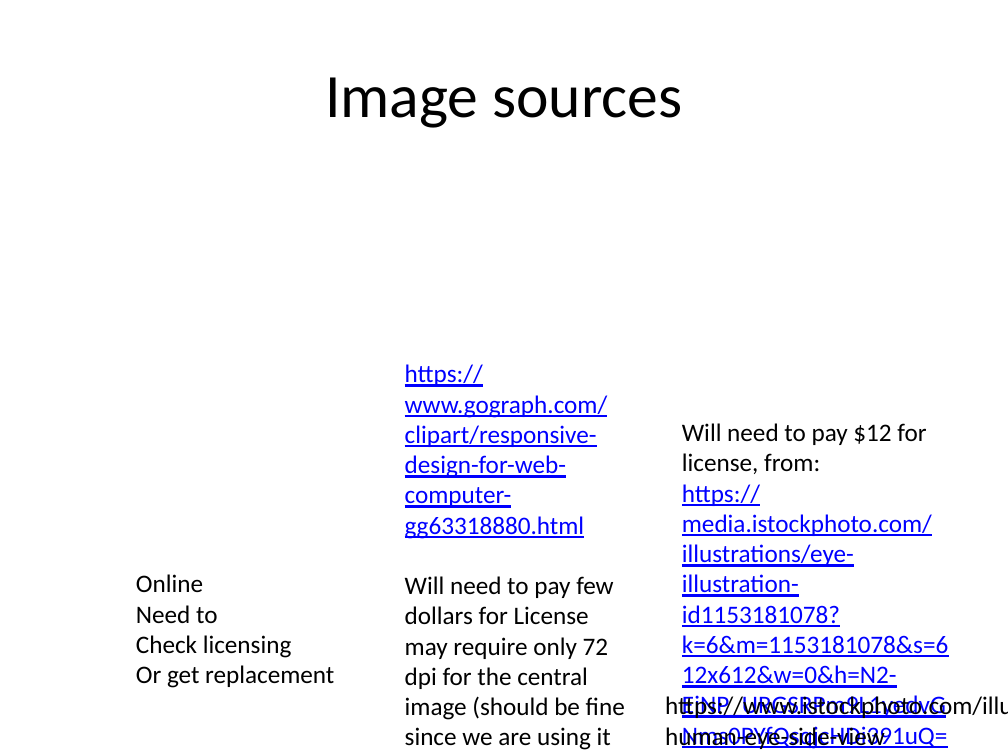
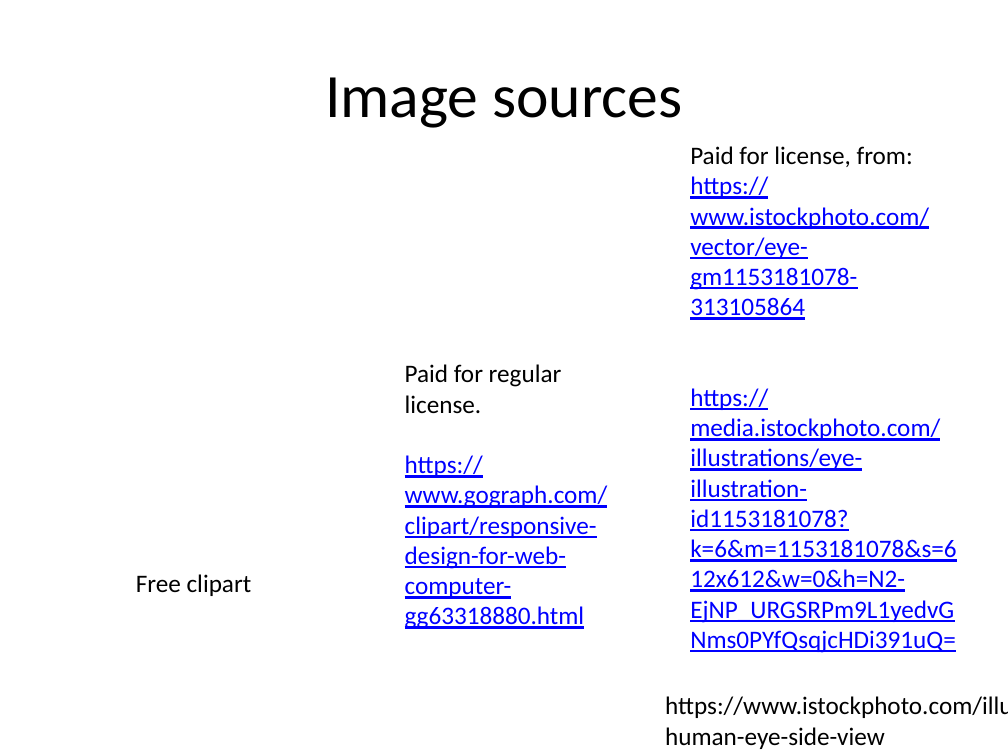
Before and after one commit to AdityaSavara/JSONGrapher, a slide deck: slide 2 of ConceptImage.pptx. Drawn at 1008x756 pixels with LibreOffice and Linux fonts; fonts in the diff are those of the drawing. Boxes give left, top, right and bottom in pixels: in the first picture for what was removed or moved away, otherwise in the second. Text is boxed around its words. In the diff, an @@ line names an element or a change of style, - is before the commit and + after.

```diff
--- a/ConceptImage.pptx
+++ b/ConceptImage.pptx
@@ text at [690,146,956,592]: text changed @@
-Will need to pay $12 for license, from:
-https://media.istockphoto.com/illustrations/eye-illustration-id1153181078?k=6&m=1153181078&s=612x612&w=0&h=N2-EjNP_URGSRPm9L1yedvGNms0PYfQsqjcHDi391uQ==
+Paid for license, from:
+https://www.istockphoto.com/vector/eye-gm1153181078-313105864
+https://media.istockphoto.com/illustrations/eye-illustration-id1153181078?k=6&m=1153181078&s=612x612&w=0&h=N2-EjNP_URGSRPm9L1yedvGNms0PYfQsqjcHDi391uQ=
@@ text at [405,364,562,414]: paragraph added @@
+Paid for regular license.
@@ text at [136,574,252,596]: text changed @@
-Online
-Need to
-Check licensing
-Or get replacement
+Free clipart
@@ text at [405,576,625,750]: paragraph removed @@
-Will need to pay few dollars for License may require only 72 dpi for the central image (should be fine since we are using it as a smalli mage)?
```
Also in this commit, not shown: 1 other slide changed.
